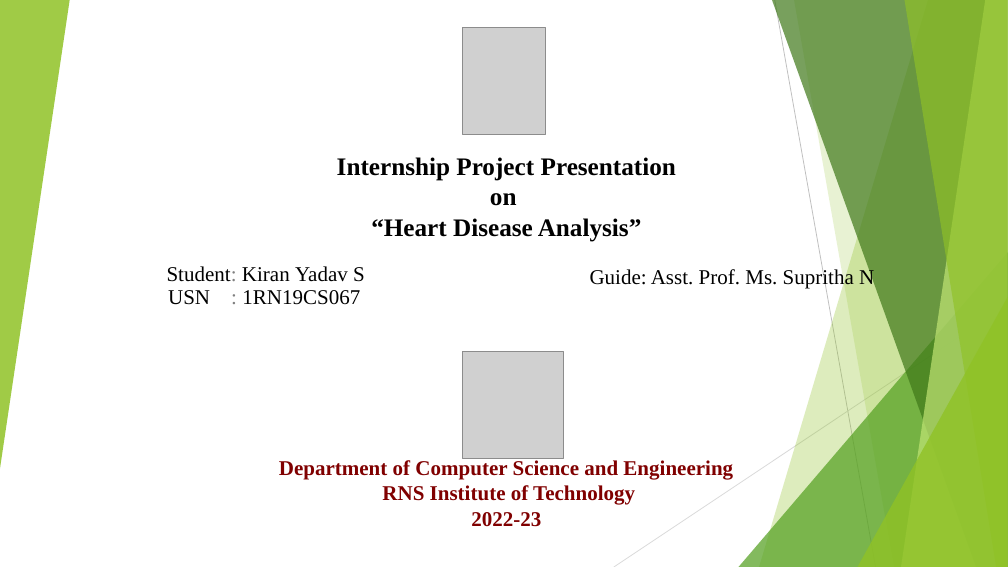
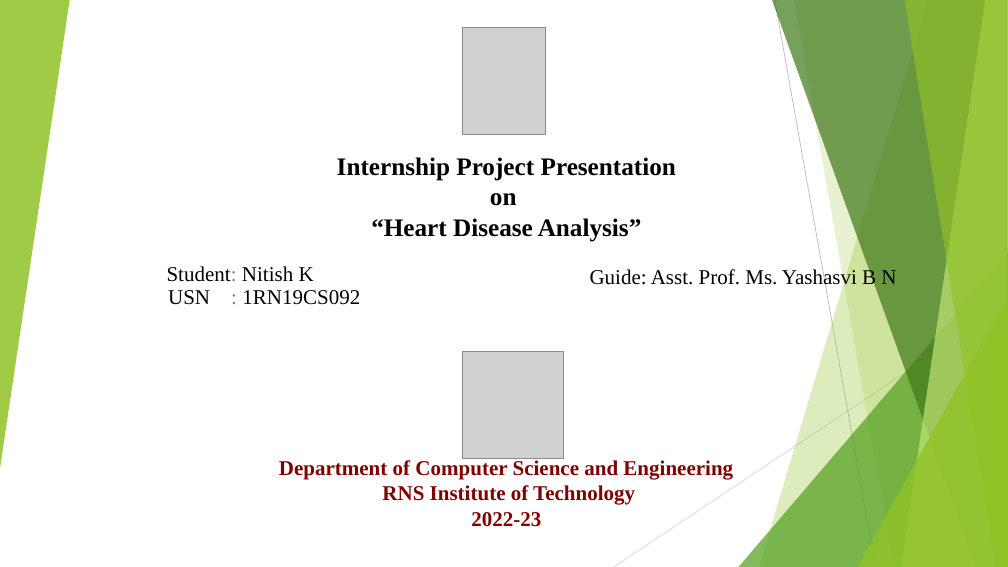
Before and after one commit to Nitish36/Internship-Project, a slide deck: slide 1 of Internship project ppt.pptx. Drawn at 1008x567 pixels with LibreOffice and Linux fonts; fonts in the diff are those of the drawing; grey boxes stand for pictures. Boxes give left, top, right and bottom in pixels: in the first picture for what was removed or moved away, otherwise in the second. Text is boxed around its words. In the diff, an @@ line names an element or a change of style, - is before the commit and + after.

```diff
--- a/Internship project ppt.pptx
+++ b/Internship project ppt.pptx
@@ subtitle at [167,266,360,305]: text changed @@
-Student: Kiran Yadav S
-USN : 1RN19CS067
+Student: Nitish K
+USN : 1RN19CS092
@@ text at [590,267,896,288]: text changed @@
-Guide: Asst. Prof. Ms. Supritha N
+Guide: Asst. Prof. Ms. Yashasvi B N
```
Also in this commit, not shown: 1 other file.
